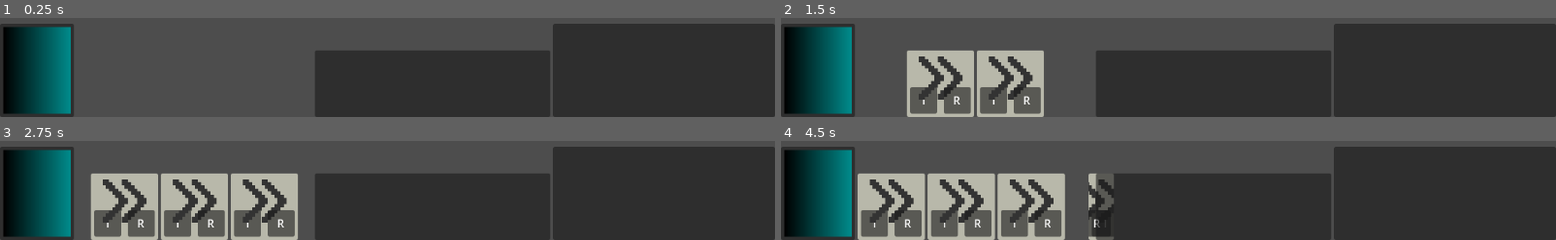
Above: before the commit, frames 1-4 (two rows, left to right).
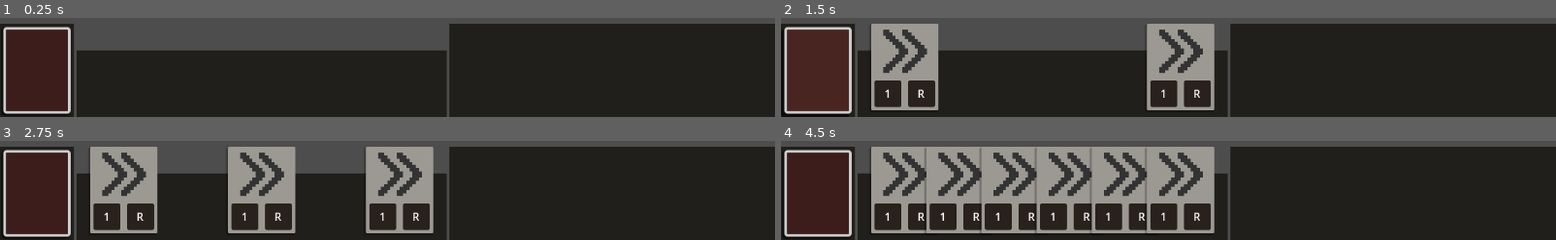
Above: after the commit, the same moments.

Repository: horsewaffle/game-off-2026
Game: Godot game, scene res://scenes/Sandbox.tscn
Same seed, same stepped clock (60 frames per second), same inputs: the game is played once before the commit and once after it. This scene is started directly instead of the project's main scene.
Inputs (mouse positions are in pixels of both pictures, inside the frame that each line leads up to):
- Up to frame 1 (0.25 s): no input
- Up to frame 2 (1.5 s): click (819, 70) at 0.52 s; click (819, 70) at 1.27 s
- Up to frame 3 (2.75 s): tap Enter at 2 s; move the mouse to (outside the picture) at 2.02 s; hold W (MOVE_UP) from 2.03 s (still down)
- Up to frame 4 (4.5 s): tap Space at 2.75, 4.25 s; move the mouse to (outside the picture) at 2.77 s; tap Enter at 3.5 s; move the mouse to (outside the picture) at 3.52 s; release W (MOVE_UP) at 3.53 s; hold A (MOVE_LEFT) from 3.53 s (still down); move the mouse to (outside the picture) at 4.27 s

The runs differ from the first frame. In frame 1, 33% of the frame differs, in the area x 0-100%, y 5-100%; in frame 2, 39%; in frame 3, 41%; in frame 4, 48%.

Commit message:
feature: Add deck draw button and hand with hover

Diff:
--- /dev/null
+++ b/assets/card_primary.tres
@@ -0,0 +1,14 @@
+[gd_resource type="Theme" format=3 uid="uid://57gps5di3n78"]
+
+[sub_resource type="StyleBoxFlat" id="StyleBoxFlat_tjblt"]
+bg_color = Color(0.6114813, 0.59862924, 0.57737494, 1)
+corner_radius_top_left = 2
+corner_radius_top_right = 2
+corner_radius_bottom_right = 2
+corner_radius_bottom_left = 2
+shadow_color = Color(0, 0, 0, 0.2509804)
+shadow_size = 2
+shadow_offset = Vector2(-2, 2)
+
+[resource]
+Panel/styles/panel = SubResource("StyleBoxFlat_tjblt")
--- /dev/null
+++ b/assets/card_secondary.tres
@@ -0,0 +1,11 @@
+[gd_resource type="Theme" format=3 uid="uid://bf4dx2djp31kv"]
+
+[sub_resource type="StyleBoxFlat" id="StyleBoxFlat_n21bk"]
+bg_color = Color(0.16057643, 0.13005999, 0.110325195, 1)
+corner_radius_top_left = 3
+corner_radius_top_right = 3
+corner_radius_bottom_right = 3
+corner_radius_bottom_left = 3
+
+[resource]
+Panel/styles/panel = SubResource("StyleBoxFlat_n21bk")
--- /dev/null
+++ b/assets/ui_theme.tres
@@ -0,0 +1,7 @@
+[gd_resource type="Theme" format=3 uid="uid://qetr0rmci5ml"]
+
+[sub_resource type="StyleBoxFlat" id="StyleBoxFlat_q1jjh"]
+bg_color = Color(0.12941177, 0.12156863, 0.105882354, 1)
+
+[resource]
+Panel/styles/panel = SubResource("StyleBoxFlat_q1jjh")
--- a/scenes/game_space.tscn
+++ b/scenes/game_space.tscn
@@ -2,6 +2,7 @@
 
 [ext_resource type="Script" uid="uid://bbtr0lmw8glpr" path="res://scenes/game_space.gd" id="1_7fcka"]
 [ext_resource type="Material" uid="uid://bqo82xrcija68" path="res://assets/test_tex.tres" id="2_rcshh"]
+[ext_resource type="PackedScene" uid="uid://cqq23kba0bdcu" path="res://scenes/ui/world_ui.tscn" id="2_t0a4j"]
 [ext_resource type="Script" uid="uid://cbmes3pgcbs1c" path="res://scripts/player/player_controller.gd" id="3_7fcka"]
 [ext_resource type="Script" uid="uid://drixa8fwn4rp3" path="res://scenes/board.gd" id="3_rcshh"]
 [ext_resource type="Script" uid="uid://kgnjrstpy2hr" path="res://scripts/enemies/enemy.gd" id="5_i7v7t"]
@@ -18,6 +19,8 @@
 
 [node name="GameSpace" type="Node3D" unique_id=1892350279 groups=["turn_listener"]]
 script = ExtResource("1_7fcka")
+
+[node name="WorldUi" parent="." unique_id=232719834 instance=ExtResource("2_t0a4j")]
 
 [node name="Floor" type="MeshInstance3D" parent="." unique_id=489857694]
 transform = Transform3D(10, 0, 0, 0, 10, 0, 0, 0, 10, 0, -0.01, 0)
--- a/scenes/ui/card_ui.tscn
+++ b/scenes/ui/card_ui.tscn
@@ -2,10 +2,11 @@
 
 [ext_resource type="Script" uid="uid://ulabhxoq7uu" path="res://scripts/ui/card_ui.gd" id="1_1kpl7"]
 [ext_resource type="Texture2D" uid="uid://doilv55v0nf6e" path="res://assets/sprites/bsr.png" id="1_s55cg"]
+[ext_resource type="Theme" uid="uid://57gps5di3n78" path="res://assets/card_primary.tres" id="1_wc1mw"]
+[ext_resource type="Theme" uid="uid://bf4dx2djp31kv" path="res://assets/card_secondary.tres" id="3_5rjcn"]
 
 [node name="CardUi" type="Control" unique_id=715602749]
 custom_minimum_size = Vector2(100, 130)
-clip_contents = true
 layout_mode = 3
 anchors_preset = 15
 anchor_right = 1.0
@@ -14,11 +15,14 @@
 offset_bottom = -518.0
 grow_horizontal = 2
 grow_vertical = 2
+offset_transform_enabled = true
+mouse_filter = 1
+mouse_behavior_recursive = 2
+theme = ExtResource("1_wc1mw")
 script = ExtResource("1_1kpl7")
 metadata/_custom_type_script = "uid://ulabhxoq7uu"
 
 [node name="Panel" type="Panel" parent="." unique_id=418730970]
-self_modulate = Color(18.446964, 15.158829, 9.135574, 1)
 texture_filter = 3
 layout_mode = 1
 anchors_preset = 15
@@ -26,6 +30,7 @@
 anchor_bottom = 1.0
 grow_horizontal = 2
 grow_vertical = 2
+mouse_filter = 1
 
 [node name="Attr1" type="Panel" parent="Panel" unique_id=1391546213]
 layout_mode = 1
@@ -39,6 +44,9 @@
 offset_transform_enabled = true
 offset_transform_position = Vector2(5, -5)
 offset_transform_visual_only = false
+mouse_filter = 1
+theme = ExtResource("3_5rjcn")
+theme_type_variation = &"PanelAlt"
 
 [node name="Attr1Val" type="Label" parent="Panel/Attr1" unique_id=1363347490]
 layout_mode = 1
@@ -47,6 +55,7 @@
 anchor_bottom = 1.0
 grow_horizontal = 2
 grow_vertical = 2
+mouse_filter = 1
 text = "1"
 horizontal_alignment = 1
 vertical_alignment = 1
@@ -81,6 +90,8 @@
 offset_transform_enabled = true
 offset_transform_position = Vector2(-5, -5)
 offset_transform_visual_only = false
+mouse_filter = 1
+theme = ExtResource("3_5rjcn")
 
 [node name="Attr2Val" type="Label" parent="Panel/Attr2" unique_id=1905718172]
 layout_mode = 1
@@ -89,6 +100,7 @@
 anchor_bottom = 1.0
 grow_horizontal = 2
 grow_vertical = 2
+mouse_filter = 1
 text = "R"
 horizontal_alignment = 1
 vertical_alignment = 1
--- a/scenes/ui/world_ui.tscn
+++ b/scenes/ui/world_ui.tscn
@@ -1,22 +1,49 @@
 [gd_scene format=3 uid="uid://cqq23kba0bdcu"]
 
+[ext_resource type="Theme" uid="uid://qetr0rmci5ml" path="res://assets/ui_theme.tres" id="1_7t1tj"]
 [ext_resource type="Script" uid="uid://cxd3atsrgn42s" path="res://scripts/ui/deck_button.gd" id="1_g60h1"]
 
-[sub_resource type="Gradient" id="Gradient_6bbkl"]
+[sub_resource type="StyleBoxFlat" id="StyleBoxFlat_7t1tj"]
+bg_color = Color(0.28680405, 0.14403838, 0.13479668, 1)
+border_width_left = 4
+border_width_top = 4
+border_width_right = 4
+border_width_bottom = 4
+corner_radius_top_left = 4
+corner_radius_top_right = 4
+corner_radius_bottom_right = 4
+corner_radius_bottom_left = 4
+shadow_size = 2
+shadow_offset = Vector2(-4, 4)
 
-[sub_resource type="GradientTexture2D" id="GradientTexture2D_0xctl"]
-gradient = SubResource("Gradient_6bbkl")
-width = 100
-height = 130
+[sub_resource type="StyleBoxFlat" id="StyleBoxFlat_utqgd"]
+bg_color = Color(0.23686293, 0.115142636, 0.10601508, 1)
+border_width_left = 4
+border_width_top = 4
+border_width_right = 4
+border_width_bottom = 4
+corner_radius_top_left = 4
+corner_radius_top_right = 4
+corner_radius_bottom_right = 4
+corner_radius_bottom_left = 4
+shadow_size = 2
+shadow_offset = Vector2(-2, 2)
 
-[sub_resource type="Gradient" id="Gradient_g60h1"]
+[sub_resource type="StyleBoxFlat" id="StyleBoxFlat_t4vqi"]
+bg_color = Color(0.12146693, 0.057003938, 0.046883643, 1)
+border_width_left = 4
+border_width_top = 4
+border_width_right = 4
+border_width_bottom = 4
+corner_radius_top_left = 4
+corner_radius_top_right = 4
+corner_radius_bottom_right = 4
+corner_radius_bottom_left = 4
 
-[sub_resource type="GradientTexture2D" id="GradientTexture2D_7t1tj"]
-gradient = SubResource("Gradient_g60h1")
-width = 100
-height = 130
-fill_from = Vector2(1, 0)
-fill_to = Vector2(0, 0)
+[sub_resource type="Theme" id="Theme_t4vqi"]
+Button/styles/hover = SubResource("StyleBoxFlat_7t1tj")
+Button/styles/normal = SubResource("StyleBoxFlat_utqgd")
+Button/styles/pressed = SubResource("StyleBoxFlat_t4vqi")
 
 [node name="WorldUi" type="Control" unique_id=232719834]
 layout_mode = 3
@@ -25,6 +52,10 @@
 anchor_bottom = 1.0
 grow_horizontal = 2
 grow_vertical = 2
+mouse_filter = 2
+mouse_behavior_recursive = 1
+metadata/_edit_horizontal_guides_ = [0.0]
+metadata/_edit_vertical_guides_ = [1153.0]
 
 [node name="PlayerUIBottom" type="HBoxContainer" parent="." unique_id=681682079]
 custom_minimum_size = Vector2(0, 150)
@@ -35,6 +66,9 @@
 anchor_bottom = 1.0
 grow_horizontal = 2
 grow_vertical = 0
+mouse_filter = 2
+mouse_behavior_recursive = 1
+theme = ExtResource("1_7t1tj")
 
 [node name="DeckContainer" type="Panel" parent="PlayerUIBottom" unique_id=118537099]
 custom_minimum_size = Vector2(110, 140)
@@ -42,8 +76,7 @@
 layout_mode = 2
 size_flags_vertical = 8
 
-[node name="TextureButton" type="TextureButton" parent="PlayerUIBottom/DeckContainer" unique_id=541430686]
-self_modulate = Color(1.2995303e-06, 0.5437442, 0.5453403, 1)
+[node name="Button" type="Button" parent="PlayerUIBottom/DeckContainer" unique_id=1571106783]
 custom_minimum_size = Vector2(100, 130)
 custom_maximum_size = Vector2(100, 130)
 layout_mode = 1
@@ -58,27 +91,30 @@
 offset_bottom = 65.0
 grow_horizontal = 2
 grow_vertical = 2
-texture_normal = SubResource("GradientTexture2D_0xctl")
-texture_pressed = SubResource("GradientTexture2D_7t1tj")
+mouse_behavior_recursive = 2
+theme = SubResource("Theme_t4vqi")
 script = ExtResource("1_g60h1")
 
-[node name="DrawnCardsContainer" type="HBoxContainer" parent="PlayerUIBottom" unique_id=104794083]
-custom_minimum_size = Vector2(200, 100)
-custom_maximum_size = Vector2(350, 100)
+[node name="DrawnCardsContainer" type="Panel" parent="PlayerUIBottom" unique_id=36922201]
+custom_minimum_size = Vector2(550, 100)
+propagate_maximum_size = true
 layout_mode = 2
-size_flags_horizontal = 3
+size_flags_horizontal = 0
 size_flags_vertical = 8
-alignment = 1
+mouse_filter = 2
+mouse_behavior_recursive = 1
 
 [node name="StagedCardsContainer" type="Panel" parent="PlayerUIBottom" unique_id=57706701]
-custom_minimum_size = Vector2(200, 100)
+visible = false
+custom_minimum_size = Vector2(350, 100)
 custom_maximum_size = Vector2(-1, 100)
 layout_mode = 2
-size_flags_horizontal = 3
+size_flags_horizontal = 0
 size_flags_vertical = 8
 
 [node name="PlayerStatsContainer" type="Panel" parent="PlayerUIBottom" unique_id=1664243503]
 custom_minimum_size = Vector2(330, 140)
-custom_maximum_size = Vector2(330, 140)
+custom_maximum_size = Vector2(-1, 140)
 layout_mode = 2
+size_flags_horizontal = 3
 size_flags_vertical = 8
--- a/scripts/ui/card_ui.gd
+++ b/scripts/ui/card_ui.gd
@@ -2,6 +2,8 @@
 extends Control
 
 const card_scene = preload("res://scenes/ui/card_ui.tscn")
+
+var _offset_pos: Vector2 = Vector2(0,0)
 
 var main_icon: String
 var context_left: String
@@ -11,7 +13,6 @@
 static func card_ui_builder(icon: String, ctx_left: String, ctx_right: String, prx_card: Card) -> CardUI:
 	var card_ui_built = card_scene.instantiate()
 	card_ui_built.values_init(icon, ctx_left, ctx_right, prx_card)
-	print("builder")
 	return card_ui_built
 
 func values_init(icon: String, ctx_left: String, ctx_right: String, prx_card: Card):
@@ -23,6 +24,11 @@
 # Called when the node enters the scene tree for the first time.
 func _ready() -> void:
 	init_display()
+	mouse_entered.connect(_on_mouse_entered)
+	mouse_exited.connect(_on_mouse_exited)
+
+func _process(delta) -> void:
+	offset_transform_position_ratio = offset_transform_position_ratio.lerp(_offset_pos, 30 * delta)
 
 
 func init_display():
@@ -33,4 +39,10 @@
 	# icon_panel.texture.load_path = self.main_icon
 	attr1_val_panel.text = self.context_left
 	attr2_val_panel.text = self.context_right
-	print("display init")
+
+func _on_mouse_entered():
+	_offset_pos.y = -0.25
+
+
+func _on_mouse_exited():
+	_offset_pos.y = 0
--- a/scripts/ui/deck_button.gd
+++ b/scripts/ui/deck_button.gd
@@ -1,9 +1,9 @@
-extends TextureButton
+extends Button
 
 const card: PackedScene = preload("res://scenes/ui/card_ui.tscn")
 
 @onready
-var hand: HBoxContainer = get_node("../../DrawnCardsContainer")
+var hand: Panel = get_node("../../DrawnCardsContainer")
 
 # Called when the node enters the scene tree for the first time.
 func _ready() -> void:
@@ -18,7 +18,17 @@
 	var drawn_card = Card.new("card_id", "card_name", "card_desc", card_on_activate)
 	var drawn_card_ui = CardUI.card_ui_builder("test", "1", "R", drawn_card)
 	hand.add_child(drawn_card_ui)
+	update_card_poses_in_hand()
+
+func update_card_poses_in_hand():
+	for iter_card in hand.get_children():
+		var hand_ratio = 0.5
+		if hand.get_child_count() != 1:
+			hand_ratio = float(iter_card.get_index()) / float(hand.get_child_count() - 1)
+
+		iter_card.position.x = 20 + hand_ratio * (hand.size.x - (iter_card.size.x + 40 ))
+		iter_card.position.y = -40
 
 
 static func card_on_activate():
-	print("burger")
+	pass
